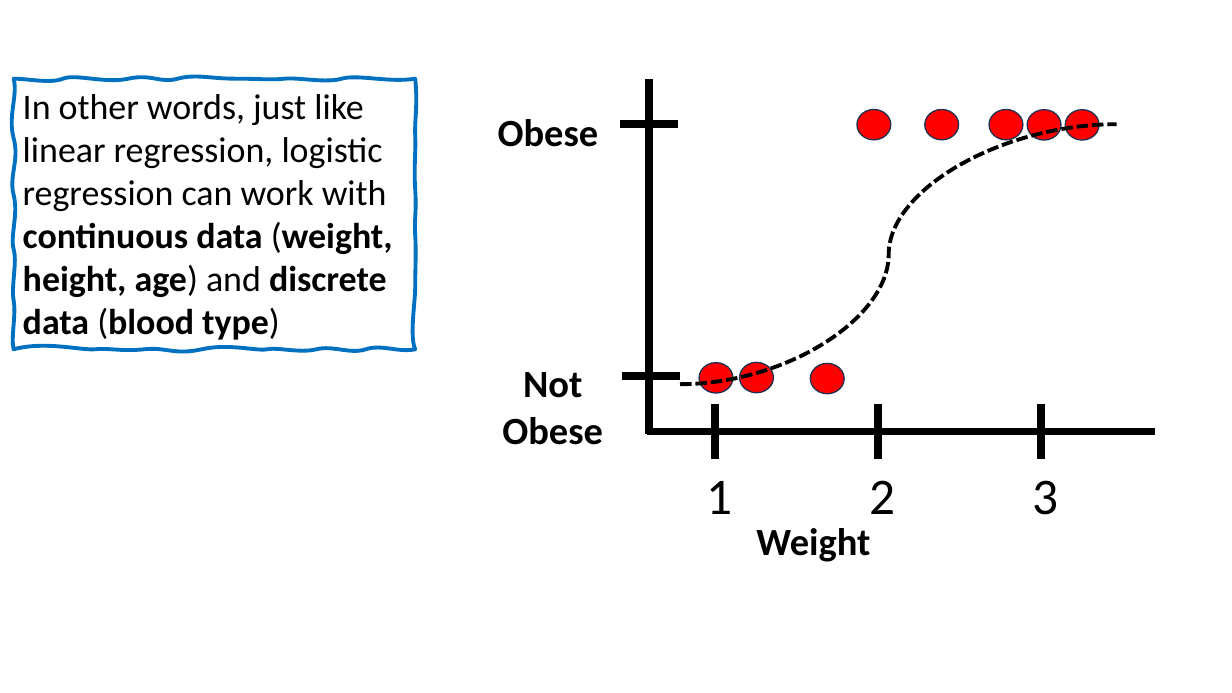
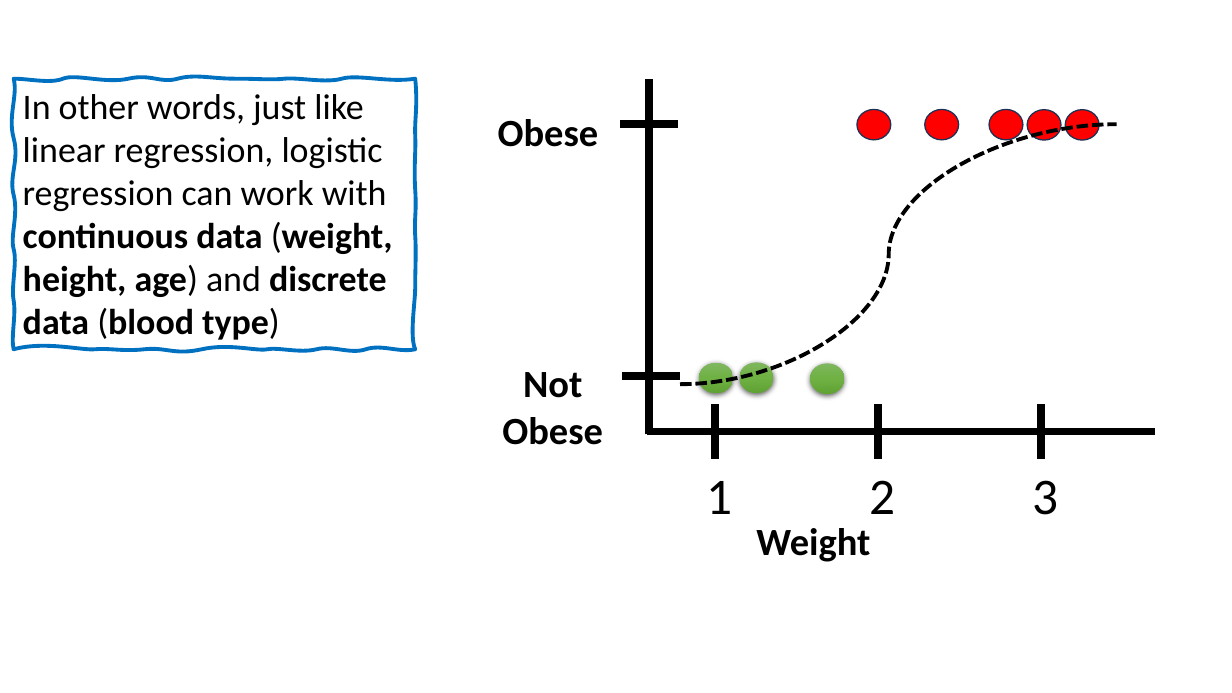
Before and after one commit to robitussin/CCMACLRL, a slide deck: slide 17 of 5 - Logistic Regression/Introduction to Logistic Regression.pptx. Drawn at 1232x693 pixels with LibreOffice and Linux fonts; fonts in the diff are those of the drawing; background and template pictures are left out. Boxes give left, top, right and bottom in pixels: in the first picture for what was removed or moved away, otherwise in the second. Text is boxed around its words. In the diff, an @@ line names an element or a change of style, - is before the commit and + after.

```diff
--- a/5 - Logistic Regression/Introduction to Logistic Regression.pptx
+++ b/5 - Logistic Regression/Introduction to Logistic Regression.pptx
@@ fill #FF0000 to gradient #81B861 to #6FB242 to #62A336; outline #1E3256 1 pt to none; shadow on in 3 elements at box(700, 362, 734, 393), box(739, 362, 774, 393), box(811, 363, 845, 394) @@
```
Also in this commit, not shown: 21 other slides changed, 3 slides removed, 3 other files.
